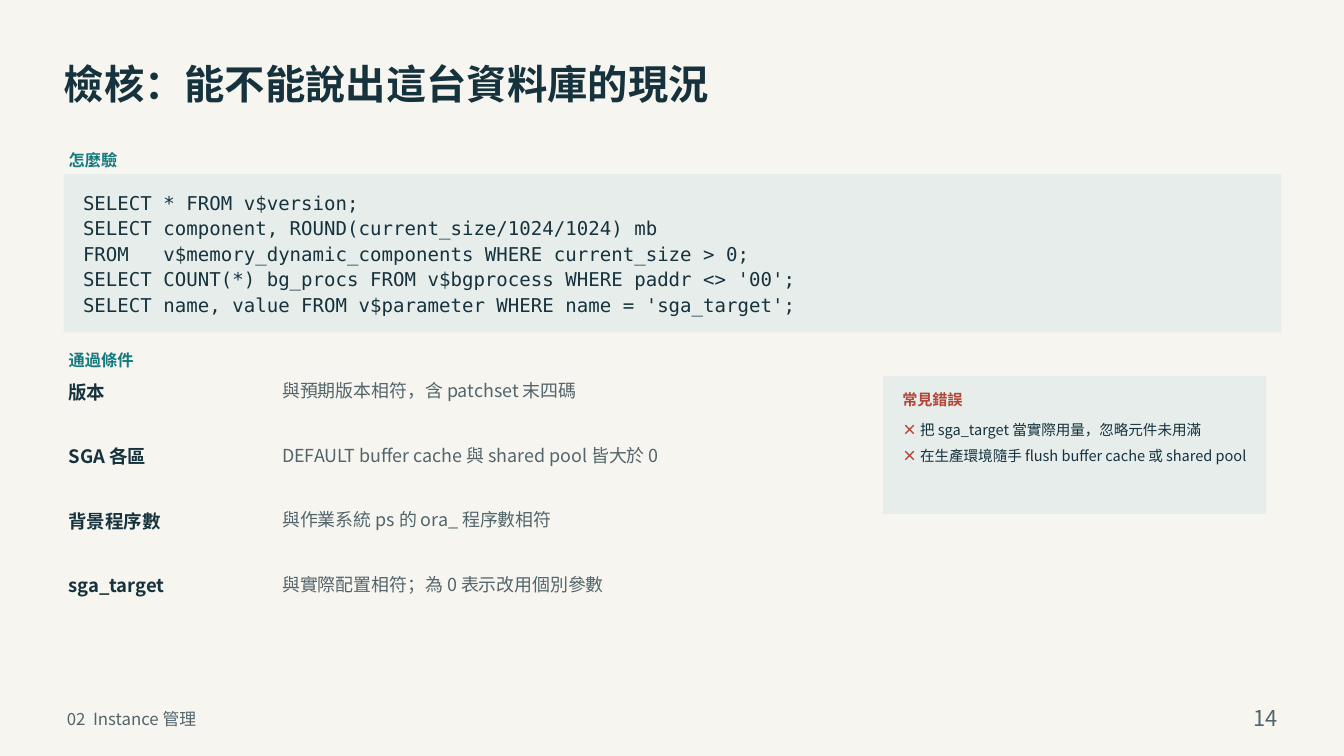
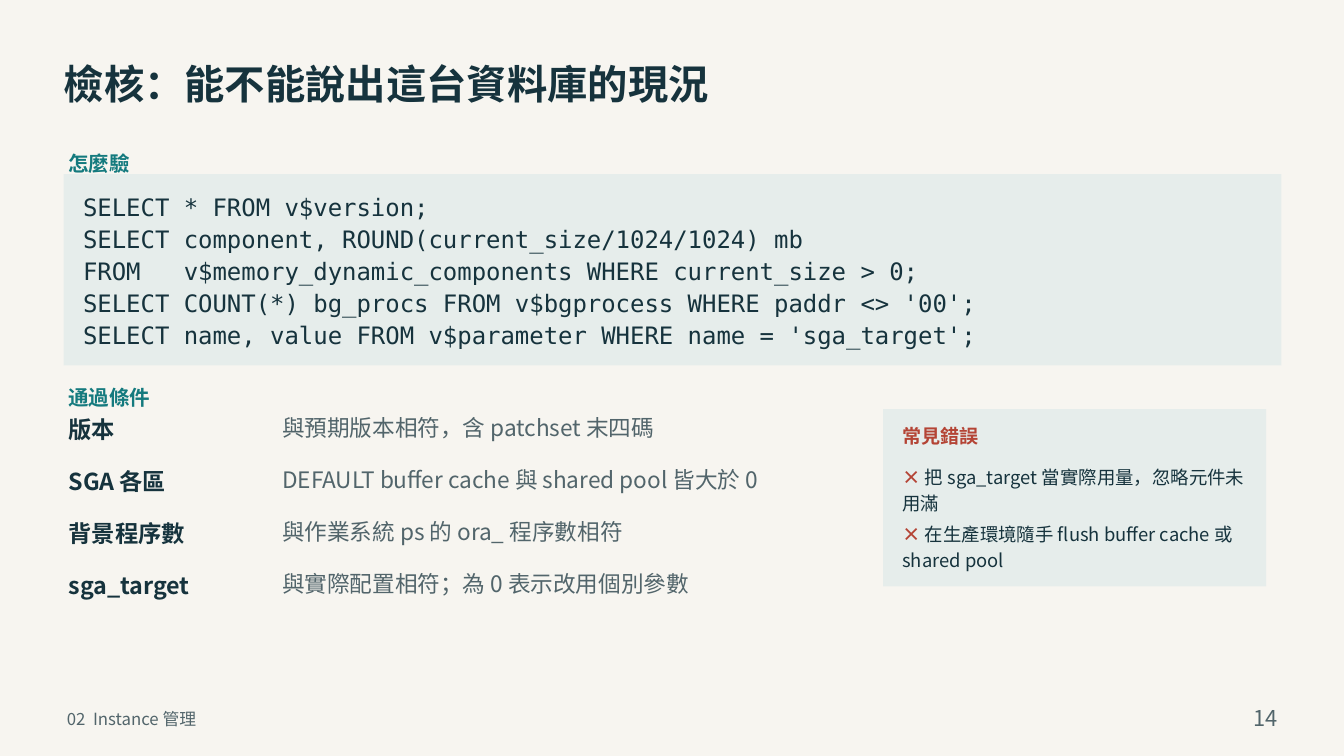
Before and after one commit to YouAreTheBlueSky/Oracle-DBA-Training-Docs, a slide deck: slide 14 of deliver_beginner/02_Oracle_DBA_建置與日常管理.pptx. Drawn at 1344x756 pixels with LibreOffice and Linux fonts; fonts in the diff are those of the drawing. Boxes give left, top, right and bottom in pixels: in the first picture for what was removed or moved away, otherwise in the second. Text is boxed around its words. In the diff, an @@ line names an element or a change of style, - is before the commit and + after.

Commit message:
檢核頁支援單頁字級縮放；第 2 章 p14 放大 26%
新增 style.scale：套用於指令、通過條件、常見錯誤與兩個小標；版面計算同步套用，避免字變大卻擠出框外。常見錯誤面板改為依實際換行計算高度。p14 由 16/17pt 放大到 20.2/21.4pt（1.26 為不觸發自動縮字的上限）。

```diff
--- a/deliver_beginner/02_Oracle_DBA_建置與日常管理.pptx
+++ b/deliver_beginner/02_Oracle_DBA_建置與日常管理.pptx
@@ text "怎麼驗" at <box>69,153,130,173</box>: size 14.5 to 18.3 pt; line spacing 20.6pt to 25.9pt @@
@@ rectangle: place and size @@
-rectangle at <box>64,174,1281,332</box>
+rectangle at <box>64,174,1281,365</box>
@@ text "SELECT * FROM v$version;" at <box>83,197,976,350</box>: size 17 to 21.4 pt; line spacing 22.8pt to 28.7pt @@
@@ text "通過條件" at <box>69,387,151,407</box>: size 14.5 to 18.3 pt; line spacing 20.6pt to 25.9pt @@
@@ text "通過條件": place and size @@
-text "通過條件" at <box>69,352,134,368</box>
+text "通過條件" at <box>69,387,151,407</box>
@@ size 16.5 to 20.8 pt; line spacing 23.4pt to 29.5pt in 4 elements at <box>69,577,190,600</box>, <box>69,522,185,544</box>, <box>69,470,167,492</box>, <box>69,418,116,440</box> @@
@@ text "版本": place and size @@
-text "版本" at <box>69,383,106,401</box>
+text "版本" at <box>69,418,116,440</box>
@@ size 16 to 20.2 pt; line spacing 22.7pt to 28.6pt in 4 elements at <box>282,573,689,596</box>, <box>282,521,623,545</box>, <box>282,469,758,493</box>, <box>282,417,654,441</box> @@
@@ text "與預期版本相符，含 patchset 末四碼": place and size @@
-text "與預期版本相符，含 patchset 末四碼" at <box>282,382,577,401</box>
+text "與預期版本相符，含 patchset 末四碼" at <box>282,417,654,441</box>
@@ rectangle: place and size @@
-rectangle at <box>883,376,1266,514</box>
+rectangle at <box>883,409,1266,586</box>
@@ text "常見錯誤": place and size @@
-text "常見錯誤" at <box>902,392,962,406</box>
+text "常見錯誤" at <box>902,427,978,445</box>
@@ text "常見錯誤" at <box>902,427,978,445</box>: size 13.5 to 17 pt; line spacing 19.2pt to 24.1pt @@
@@ text "SGA 各區": place and size @@
-text "SGA 各區" at <box>69,447,146,465</box>
+text "SGA 各區" at <box>69,470,167,492</box>
@@ text "DEFAULT buffer cache 與 shared ...": place and size @@
-text "DEFAULT buffer cache 與 shared ..." at <box>282,447,659,466</box>
+text "DEFAULT buffer cache 與 shared ..." at <box>282,469,758,493</box>
@@ text "× 把 sga_target 當實際用量，忽略元件未用滿": place and size @@
-text "× 把 sga_target 當實際用量，忽略元件未用滿" at <box>920,422,1247,465</box>
+text "× 把 sga_target 當實際用量，忽略元件未用滿" at <box>902,468,1244,572</box>
@@ text "× 把 sga_target 當實際用量，忽略元件未用滿" at <box>902,468,1244,572</box>: size 13 to 16.4 pt; line spacing 18.5pt to 23.2pt @@
@@ text "背景程序數": place and size @@
-text "背景程序數" at <box>69,512,161,530</box>
+text "背景程序數" at <box>69,522,185,544</box>
@@ text "與作業系統 ps 的 ora_ 程序數相符": place and size @@
-text "與作業系統 ps 的 ora_ 程序數相符" at <box>282,511,551,530</box>
+text "與作業系統 ps 的 ora_ 程序數相符" at <box>282,521,623,545</box>
```
Also in this commit, not shown: 13 other slides changed, 2 other files.
